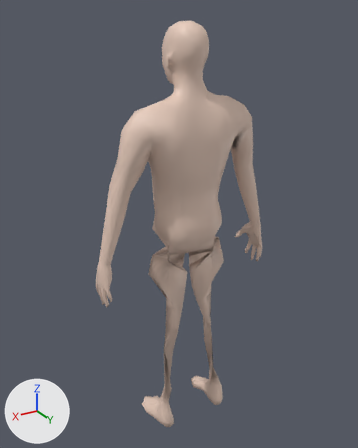
An edit to the glTF model public/models/doll/body-m-lo.glb, drawn before and after from the same camera.
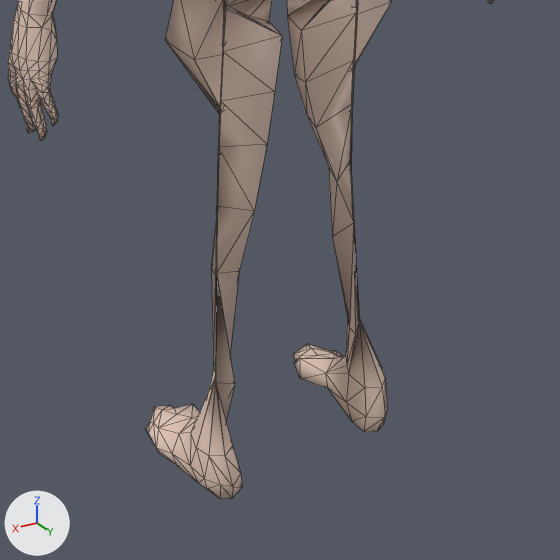
Each version appears first whole from a 50 mm lens placed at (1.018, 1.598, 1.812), pointed at (0.007, -0.088, 0.969), and next in a close-up on the part from 26% to 78% of the width and 58% to 100% of the height. Every picture has the same lights, and +X, +Y and +Z are marked at lower left. The last two pictures show the newer version. Both versions are drawn at full value of the shape key 'tuck_sequin-gown' of 'Lod_body'; the numbers are the values there. The close-ups show mesh edges as thin lines. Vertices at exactly the same position are counted once.

Names of what the first close-up shows: 'Lod_body'.
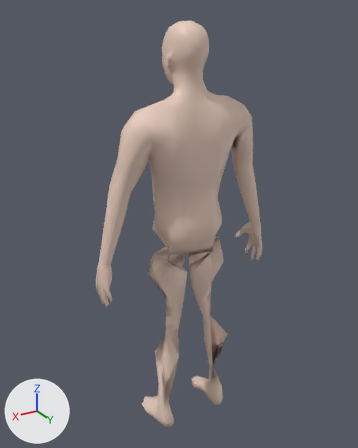
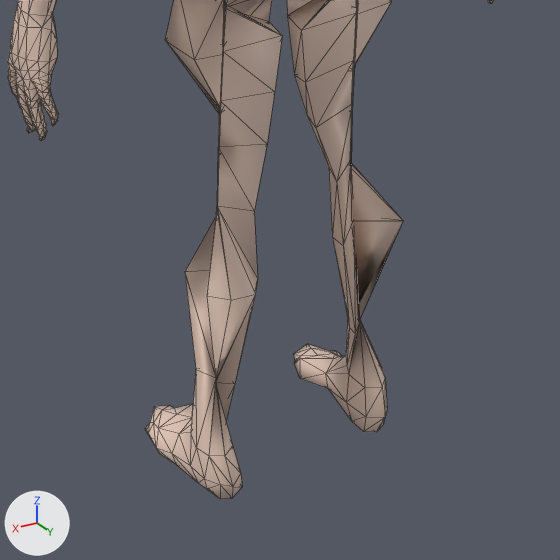
Pixel boxes (x1, y1, x2, y2) of what changed, in the close-ups (560 x 560 px; the box of a moved part takes in the faces that stretch with it):
part 1 of me_lod_body, moved or reshaped: before (191, 161, 357, 446); after (185, 161, 403, 446)

The change, as a diff of the scene's bpy script:
```diff
--- a/public/models/doll/body-m-lo.glb.py
+++ b/public/models/doll/body-m-lo.glb.py
@@ me_lod_body @@
 me_lod_body.from_pydata(...)  # 1591 vertices, 3140 faces; spans x -0.41..0.41, y -0.18..0.09, z 0.0..1.78
 # used by ob_lod_body; location = (0.0, 0.0, 0.0)
-me_lod_body.vertices[734].co = (0.13, -0.01, 0.4)  # pixel (216, 273)
-me_lod_body.vertices[736].co = (0.12, -0.01, 0.41)  # pixel (216, 267)
-me_lod_body.vertices[737].co = (0.13, -0.01, 0.4)  # pixel (216, 270)
-me_lod_body.vertices[741].co = (0.13, -0.01, 0.39)  # pixel (215, 275)
-me_lod_body.vertices[743].co = (0.12, -0.01, 0.41)  # pixel (216, 264)
-me_lod_body.vertices[749].co = (0.13, 0.0, 0.21)  # pixel (215, 375)
-me_lod_body.vertices[1016].co = (-0.13, -0.01, 0.39)  # pixel (354, 223)
-me_lod_body.vertices[1017].co = (-0.13, -0.01, 0.4)  # pixel (353, 218)
-me_lod_body.vertices[1018].co = (-0.12, -0.01, 0.41)  # pixel (353, 213)
-me_lod_body.vertices[1019].co = (-0.12, -0.01, 0.41)  # pixel (352, 216)
-me_lod_body.vertices[1021].co = (-0.13, -0.01, 0.4)  # pixel (353, 222)
+# me_lod_body part 1
+me_lod_body.vertices[734].co = (0.08, 0.03, 0.4)  # pixel (257, 278)
+me_lod_body.vertices[736].co = (0.15, 0.07, 0.41)  # pixel (230, 300)
+me_lod_body.vertices[737].co = (0.11, 0.07, 0.4)  # pixel (255, 294)
+me_lod_body.vertices[741].co = (0.16, -0.04, 0.39)  # pixel (184, 271)
+me_lod_body.vertices[743].co = (0.18, 0.05, 0.42)  # pixel (206, 296)
+me_lod_body.vertices[749].co = (0.15, -0.03, 0.21)  # pixel (195, 369)
+me_lod_body.vertices[1016].co = (-0.16, -0.04, 0.39)
+me_lod_body.vertices[1017].co = (-0.12, -0.01, 0.4)  # pixel (351, 220)
+me_lod_body.vertices[1018].co = (-0.18, 0.05, 0.42)  # pixel (403, 220)
+me_lod_body.vertices[1019].co = (-0.12, -0.02, 0.41)
+me_lod_body.vertices[1021].co = (-0.08, 0.03, 0.4)  # pixel (343, 245)
 me_lod_body.materials.append(mat_skin)
```
